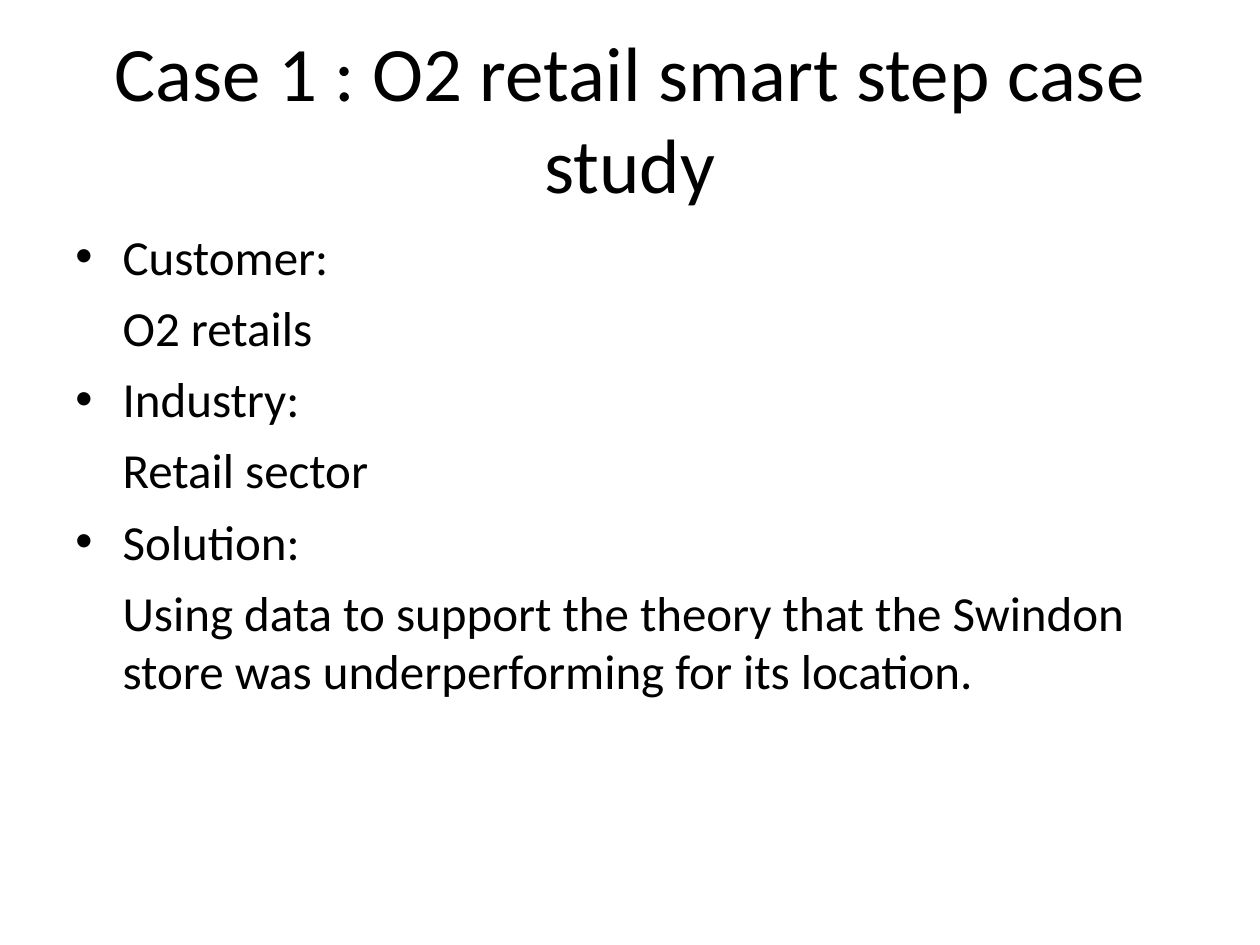
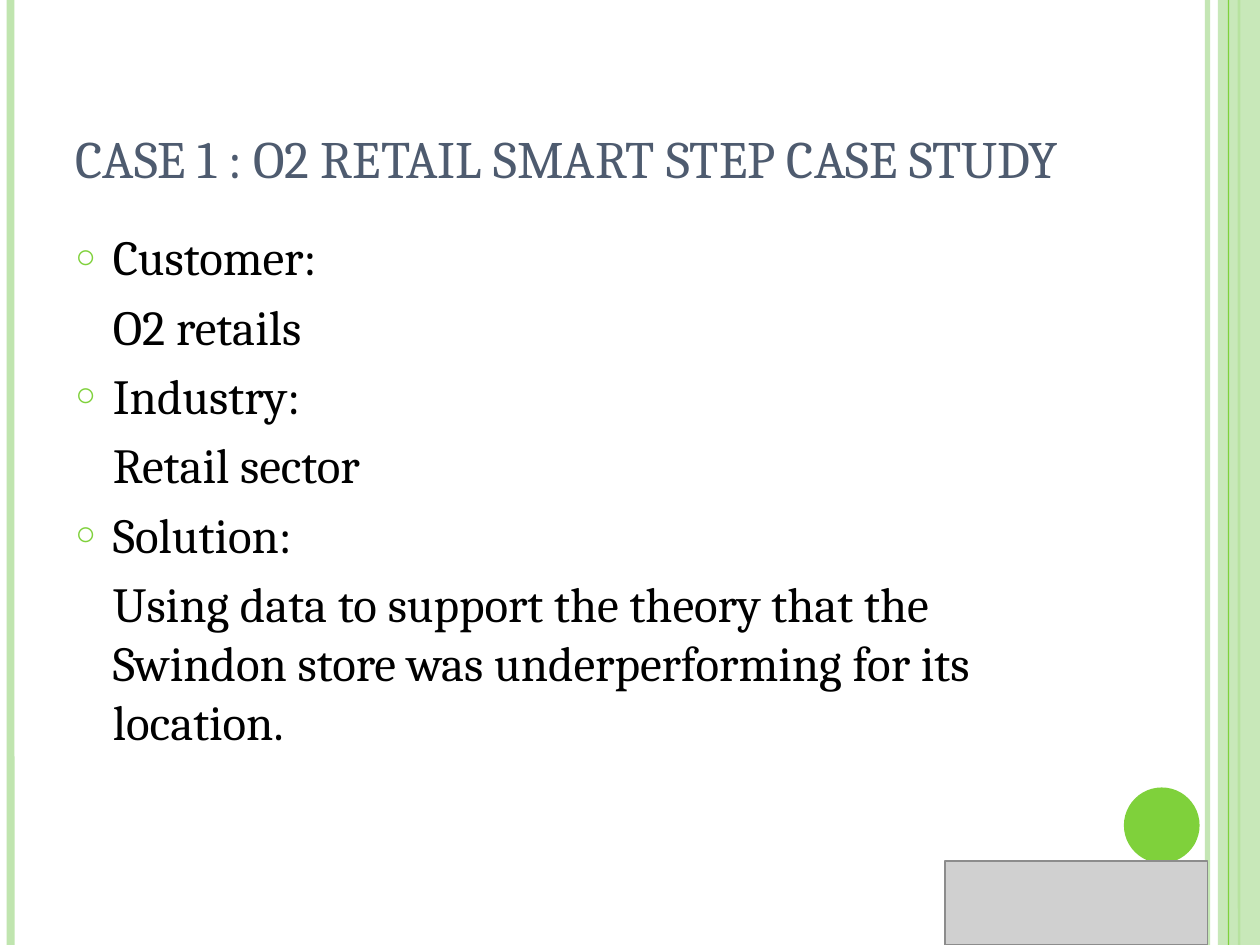
Before and after one commit to NUS-Anonymous/LTA-Data, a slide deck: slide 16 of Business Final Presentation/Presentation1.ppt (slide 14 before the commit). Drawn at 1260x945 pixels with LibreOffice and Linux fonts; fonts in the diff are those of the drawing; grey boxes stand for pictures. Boxes give left, top, right and bottom in pixels: in the first picture for what was removed or moved away, otherwise in the second. Text is boxed around its words. In the diff, an @@ line names an element or a change of style, - is before the commit and + after.

```diff
--- a/Business Final Presentation/Presentation1.ppt
+++ b/Business Final Presentation/Presentation1.ppt
@@ line added from (10, 0) to (10, 945), #C0E5AF 4.51 pt @@
@@ line added from (1207, 0) to (1207, 945), #C0E5AF 3 pt @@
@@ rectangle added at (x1=1218, y1=0, x2=1260, y2=945), fill #C0E5AF at 87% opacity @@
@@ line added from (1228, 0) to (1228, 945), #7FD13B 0.74 pt @@
@@ line added from (1239, 0) to (1239, 945), #7FD13B 1.5 pt @@
@@ title "CASE 1 : O2 RETAIL ..." at (x1=75, y1=142, x2=1057, y2=179): vertical alignment middle to bottom @@
@@ title at (x1=75, y1=142, x2=1057, y2=179): text changed; size 44 to 30 pt; font Calibri to Cambria; text colour #000000 to #4E5B6F @@
-Case 1 : O2 retail smart step case study
+CASE 1 : O2 RETAIL SMART STEP CASE STUDY
@@ text "Customer:" at (x1=113, y1=242, x2=970, y2=741): font Calibri to Cambria; bullet • to ○; less space between paragraphs; bullet colour #000000 to #7FD13B; indent changed @@
@@ ellipse added at (x1=1124, y1=788, x2=1200, y2=863), fill #7FD13B @@
@@ picture added at (x1=945, y1=861, x2=1207, y2=945) @@
```
Also in this commit, not shown: 20 other slides changed, 4 slides added, 2 slides removed, 26 other files.
